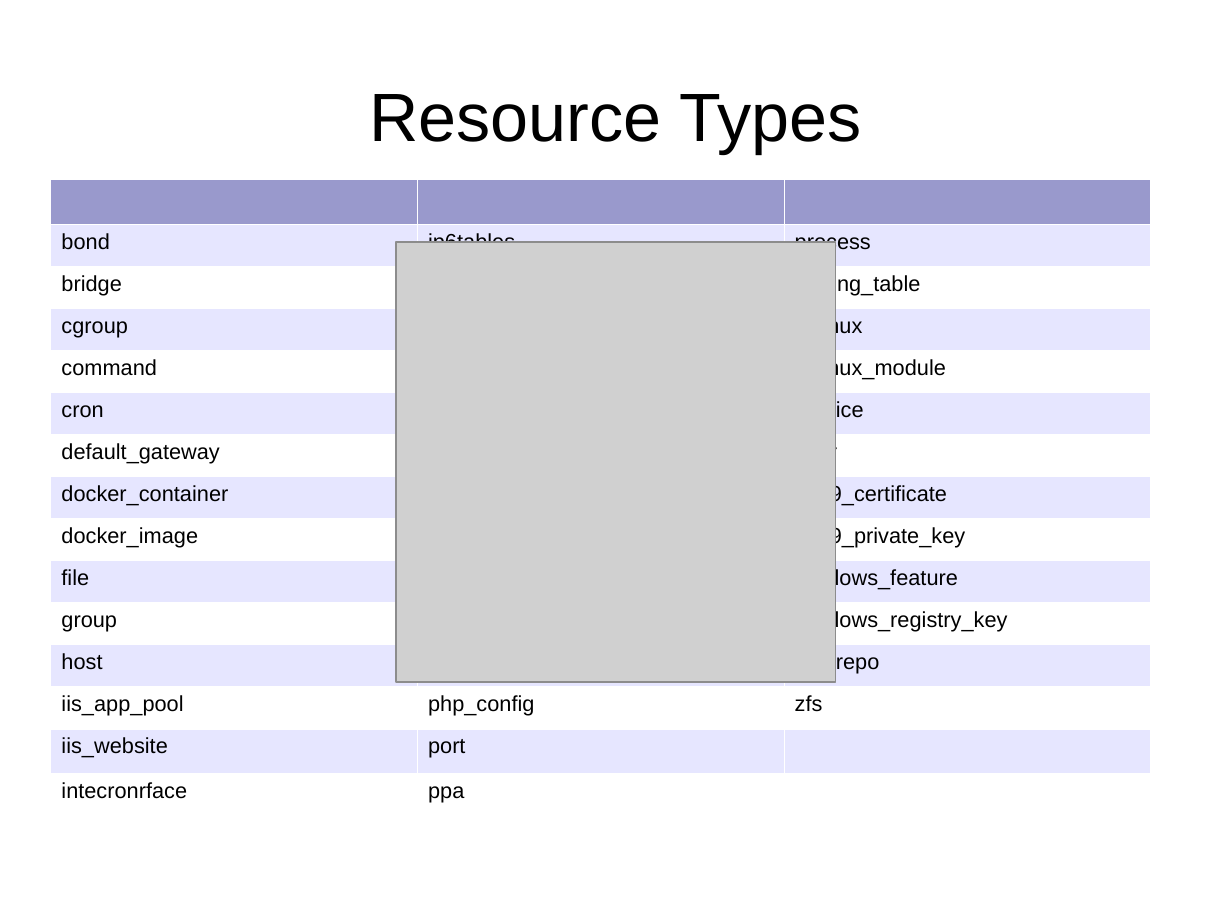
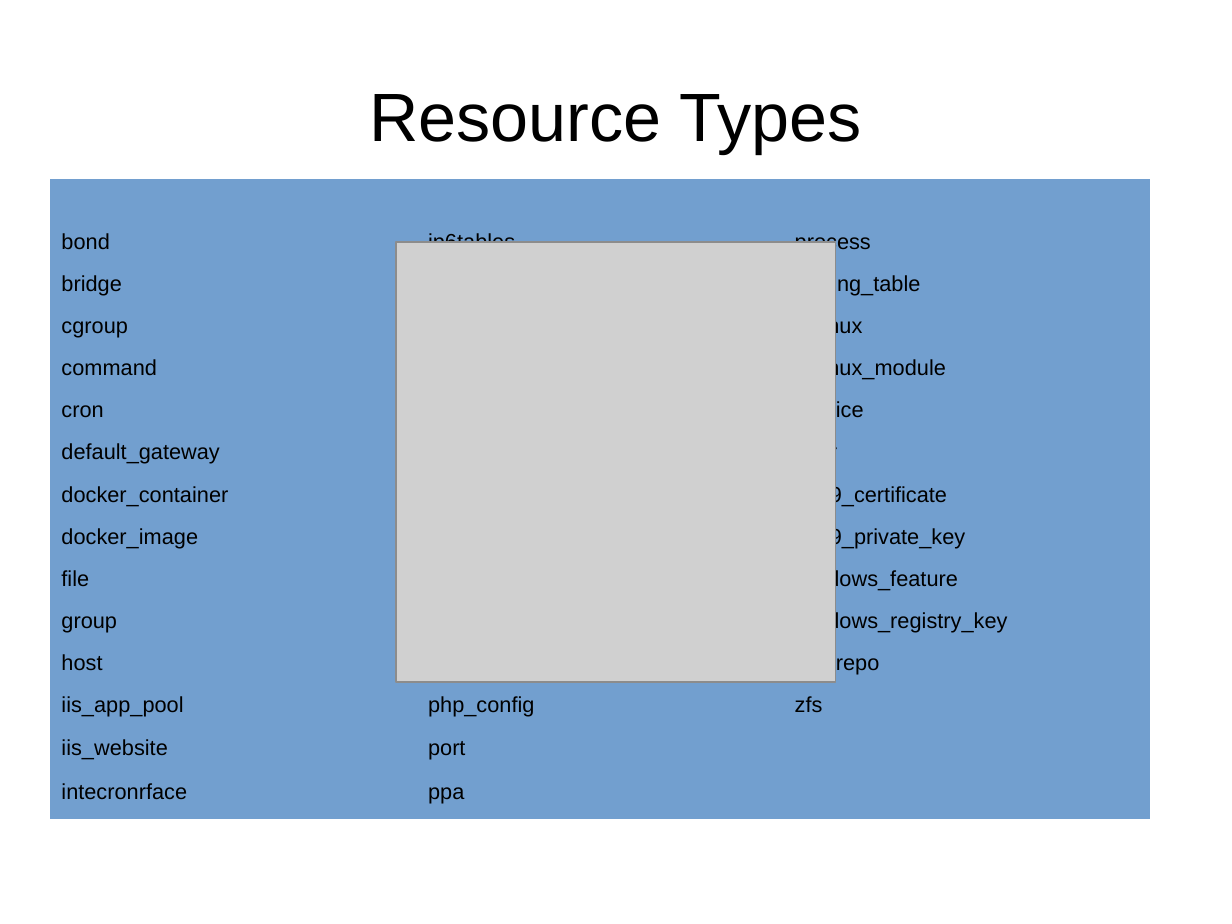
Before and after one commit to andrewwardrobe/ServerSpecDemo, a slide deck: slide 5 of Slides.odp. Drawn at 1232x924 pixels with LibreOffice and Linux fonts; fonts in the diff are those of the drawing; grey boxes stand for pictures. Boxes give left, top, right and bottom in pixels: in the first picture for what was removed or moved away, otherwise in the second. Text is boxed around its words. In the diff, an @@ line names an element or a change of style, - is before the commit and + after.

Commit message:
Updated slides

```diff
--- a/Slides.odp
+++ b/Slides.odp
@@ table at [50, 179, 1150, 812] @@
@@ fill #9999CC to #729FCF in row 1 @@
@@ fill #E6E6FF to #729FCF in 21 cells @@
@@ fill #FFFFFF to #729FCF in 21 cells @@
@@ borders changed @@
```
Also in this commit, not shown: 2 other slides changed, 4 slides added, 3 slides removed.
